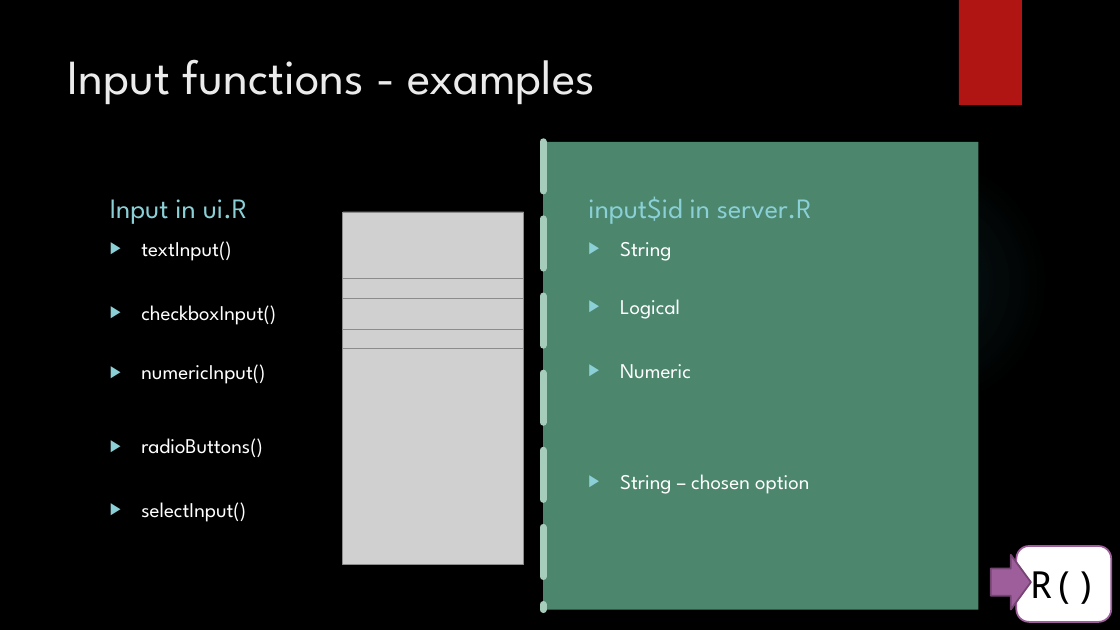
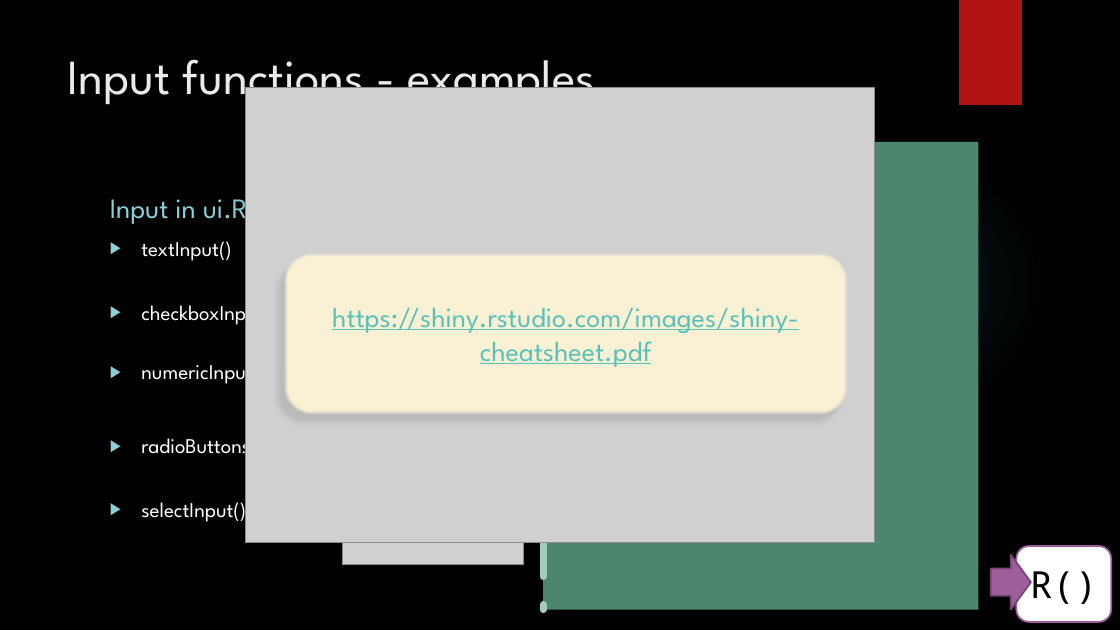
Before and after one commit to Public-Health-Scotland/r-pubhealth-workshop, a slide deck: slide 7 of Session 2/Using a Shiny App in Public Health research.pptx. Drawn at 1120x630 pixels with LibreOffice and Linux fonts; fonts in the diff are those of the drawing; grey boxes stand for pictures; background and template pictures are left out. Boxes give left, top, right and bottom in pixels: in the first picture for what was removed or moved away, otherwise in the second. Text is boxed around its words. In the diff, an @@ line names an element or a change of style, - is before the commit and + after.

```diff
--- a/Session 2/Using a Shiny App in Public Health research.pptx
+++ b/Session 2/Using a Shiny App in Public Health research.pptx
@@ picture added at bbox=[246, 87, 875, 543] @@
@@ picture removed at bbox=[343, 212, 523, 278] @@
@@ rounded rectangle added at bbox=[284, 252, 848, 414], fill #FAF1D4, 24 pt, text #58C1BA, underline @@
+https://shiny.rstudio.com/images/shiny-cheatsheet.pdf
@@ picture removed at bbox=[343, 298, 523, 330] @@
```
Also in this commit, not shown: 5 other slides changed, 1 slide added, 1 slide removed.
